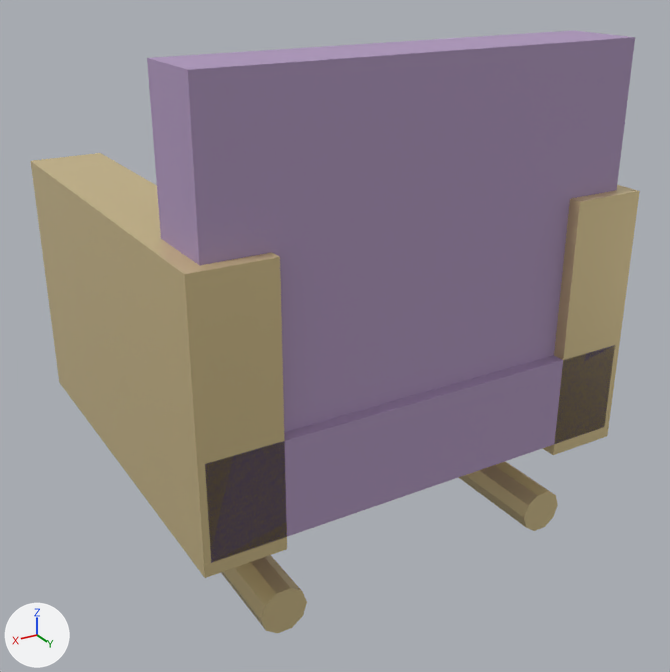
Renders of the glTF model public/builder-assets/openlife/luxury_lounge_chair.glb from each side of a commit.
Camera for both pictures: a 50 mm lens placed at (1.079, 1.886, 1.447), pointed at (-0.018, 0.058, 0.533). Lighting does not change. The marker at lower left points along +X, +Y and +Z. The picture after the commit comes second. Where no turn or scale is listed for an object, it has been applied to the vertices.

In view in the first picture: 'part_00', 'part_01', 'part_02', 'part_03', 'part_04', 'part_06'.
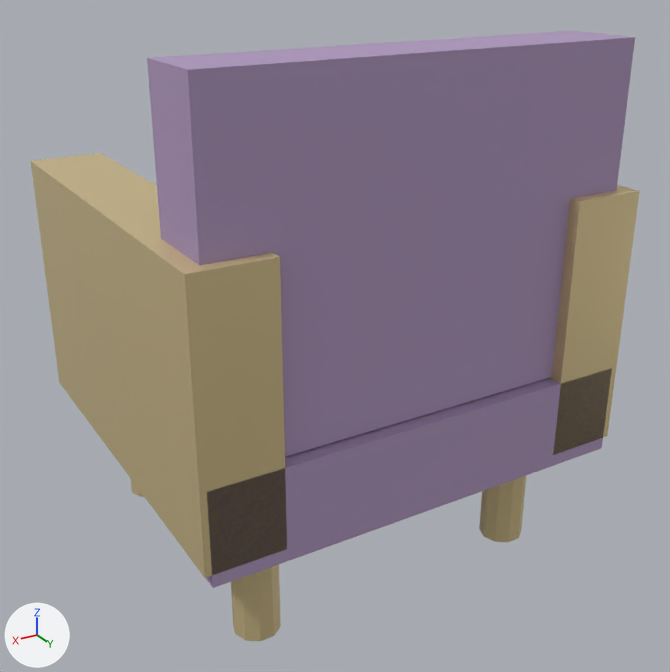
Where the change shows, as pixel boxes [x1, y1, x2, y2] in the pictures (670 x 672 px):
'part_00', moved
    before: [205, 345, 615, 563]
    after: [206, 369, 611, 588]
'part_06', moved, turned
    before: [221, 555, 307, 633]
    after: [231, 565, 281, 641]
'part_04', moved, turned
    before: [459, 461, 558, 531]
    after: [479, 476, 526, 542]

What the commit changed:
Object 'part_00' (ob_part_00) moves from (0.0, 0.0, 0.0) to (0.0, 0.0, -0.06).
Object 'part_04' (ob_part_04) moves from (0.0, 0.0, 0.0) to (0.0, 0.48, -0.2).
Object 'part_04' (ob_part_04) turns from (0, 0, 0) to (90, 0, 0) degrees about x, y and z.
Object 'part_06' (ob_part_06) moves from (0.0, 0.0, 0.0) to (0.0, 0.48, -0.2).
Object 'part_06' (ob_part_06) turns from (0, 0, 0) to (90, 0, 0) degrees about x, y and z.
